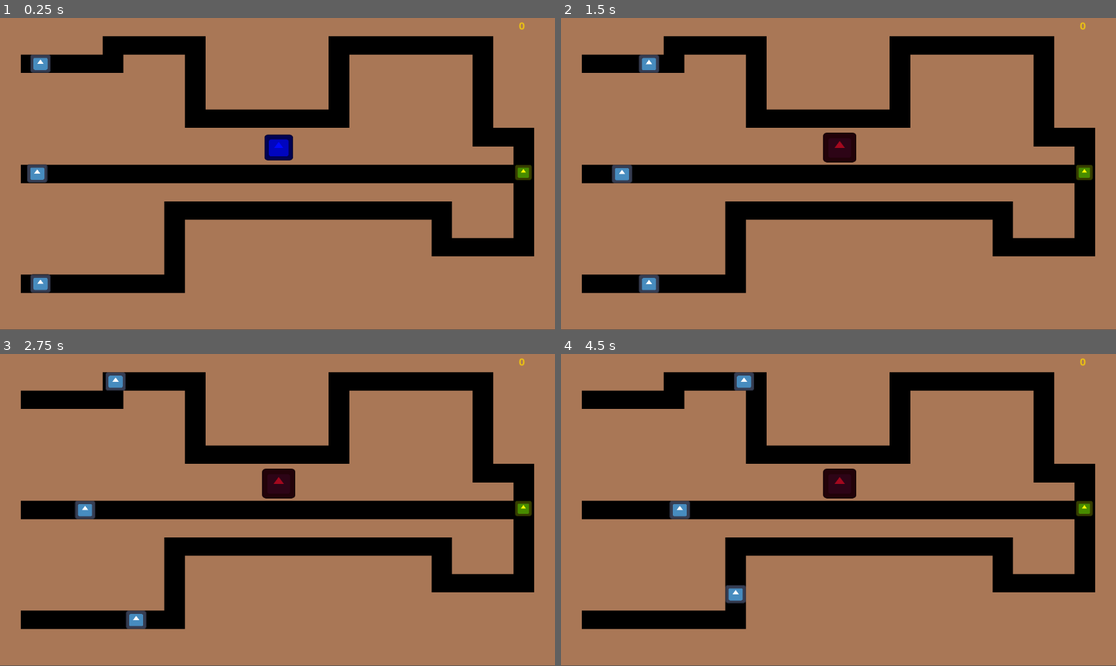
Above: before the commit, frames 1-4 (two rows, left to right).
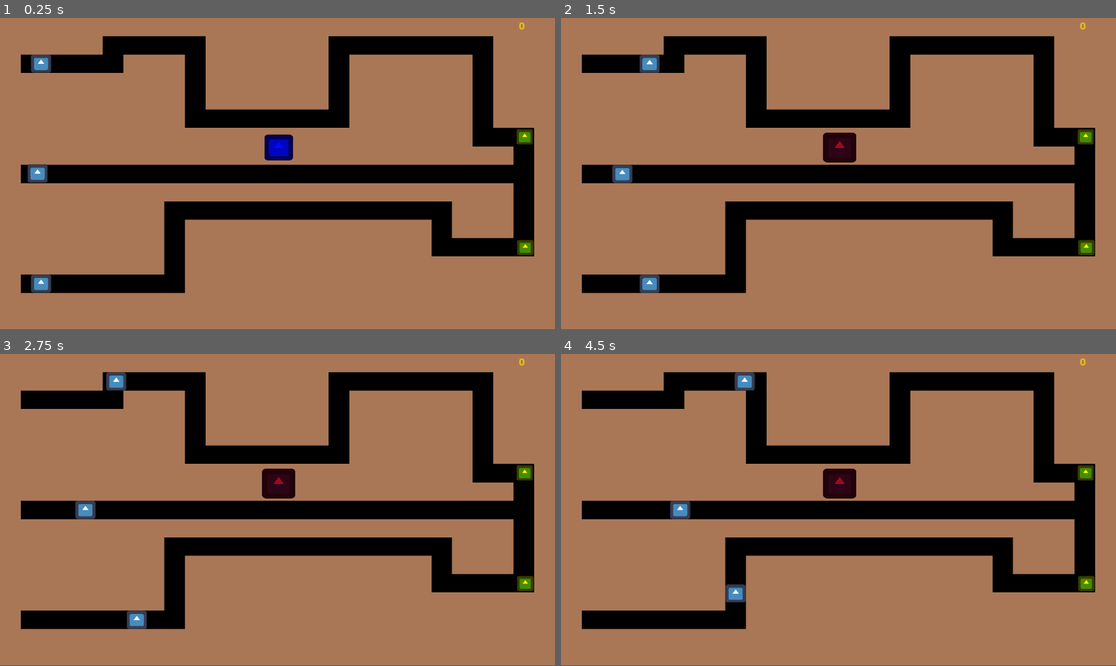
Above: after the commit, the same moments.

Repository: DanganRodri/TowerCommand
Game: Godot game, scene res://game.tscn
The game is run twice, just before and just after one commit, with the same random seed, the same clock (stepped at 60 frames per second) and the same inputs. The engine's default icon, where the game draws it, is replaced by a stand-in: a white triangle on a blue panel in a dark square.
Inputs (mouse positions are in pixels of both pictures, inside the frame that each line leads up to):
- Up to frame 1 (0.25 s): no input
- Up to frame 2 (1.5 s): move the mouse to (838, 149) at 0.52 s; press the mouse at (838, 149) at 0.53 s; move the mouse to (727, 189) at 1.27 s; release the mouse at (727, 189) at 1.28 s; click (727, 189) at 1.35 s
- Up to frame 3 (2.75 s): move the mouse to (333, 441) at 2.02 s; press the mouse at (333, 441) at 2.03 s
- Up to frame 4 (4.5 s): move the mouse to (810, 572) at 2.77 s; release the mouse at (810, 572) at 2.78 s; click (810, 572) at 2.85 s; move the mouse to (1005, 556) at 3.52 s; press the mouse at (1005, 556) at 3.53 s; move the mouse to (672, 463) at 4.27 s; release the mouse at (672, 463) at 4.28 s; click (672, 463) at 4.35 s

The runs differ from the first frame. In frame 1, 0.5% of the frame differs, in the area x 4-97%, y 11-89%; in frame 2, 0.5%; in frame 3, 0.5%; in frame 4, 0.6%, in the area x 19-97%, y 5-80%.

Commit message:
now enemies consider multiple towers

Diff:
--- a/game.tscn
+++ b/game.tscn
@@ -8,6 +8,7 @@
 [ext_resource type="PackedScene" uid="uid://csu7onqbvhwhd" path="res://entities/enemy_speedy.tscn" id="6_v6po8"]
 [ext_resource type="PackedScene" uid="uid://com1u85x7sy52" path="res://entities/primary_weapon.tscn" id="7_jppf1"]
 [ext_resource type="PackedScene" uid="uid://6qw84vv1brxl" path="res://entities/tower.tscn" id="8_ri4xi"]
+[ext_resource type="Script" path="res://scripts/tower_manager.gd" id="9_s7gx1"]
 [ext_resource type="Script" path="res://scripts/Gold.gd" id="13_3i5qu"]
 [ext_resource type="PackedScene" uid="uid://hvvnfjpmdhwo" path="res://entities/turret.tscn" id="14_cdrpe"]
 
@@ -54,7 +55,14 @@
 
 [node name="PrimaryWeapon" parent="." instance=ExtResource("7_jppf1")]
 
-[node name="StaticBody2D" parent="." instance=ExtResource("8_ri4xi")]
+[node name="Towers" type="Node" parent="."]
+script = ExtResource("9_s7gx1")
+
+[node name="Tower1" parent="Towers" groups=["Tower"] instance=ExtResource("8_ri4xi")]
+position = Vector2(817, 208)
+
+[node name="Tower2" parent="Towers" groups=["Tower"] instance=ExtResource("8_ri4xi")]
+position = Vector2(818, 401)
 
 [node name="Turrets" type="Node" parent="."]
 
--- a/project.godot
+++ b/project.godot
@@ -19,6 +19,7 @@
 
 Game="*res://scripts/game.gd"
 WeaponRules="*res://scripts/globals.gd"
+Tower_Manager="*res://scripts/tower_manager.gd"
 
 [input]
 
--- a/scripts/enemy.gd
+++ b/scripts/enemy.gd
@@ -24,6 +24,10 @@
 	self.inmune = _inmune
 	self.gold = gold
 
+func _ready():
+	get_target()
+	get_route()
+
 func get_route():
 	current_path = tilemap.graph.get_id_path(
 		tilemap.local_to_map(global_position),
@@ -42,7 +46,8 @@
 		damageTimer = damageTimer - 1
 
 func get_target():
-	var tower = get_parent().get_towers()[0]
+	var towers = self.get_parent().get_node("Towers").get_children()
+	var tower = Game.check_closest(self, towers)
 	target = tower.position
 	pass
 
@@ -59,15 +64,11 @@
 
 	resetColor()
 
-	if current_path.is_empty():
-		get_target()
-		get_route()
-		return
+	if not current_path.is_empty():
+		var target_position = tilemap.map_to_local(current_path.front())
+		global_position = global_position.move_toward(target_position, self.speed)
 
-	var target_position = tilemap.map_to_local(current_path.front())
-	global_position = global_position.move_toward(target_position, self.speed)
-
-	if global_position == target_position:
-		current_path.pop_front()
+		if global_position == target_position:
+			current_path.pop_front()
 
 	pass
--- a/scripts/game.gd
+++ b/scripts/game.gd
@@ -9,15 +9,15 @@
 var gold : int = 0
 
 var primaryWeapon: Weapon
-var secondaryWeapon: Weapon
+
 
 var level_parameters := {
 	"primaryWeapon" = Weapon.new(),
-	"secondaryWeapon" = Weapon.new()
 }
 
 func _ready():
 	main = get_tree().get_root()
+	towers = Tower_Manager.get_children()
 
 func _process(delta):
 
@@ -41,15 +41,25 @@
 		if primaryWeapon == null and node is Weapon:
 			primaryWeapon = node as Weapon
 
-		if secondaryWeapon == null and node is Weapon:
-			secondaryWeapon = node as Weapon
-
-		if node is StaticBody2D:
-			towers.append(node)
-
 		if node is Label:
 			node.gold = self.gold
 
+
+func check_closest(entity, entity_array):
+
+	var min_distance = INF
+	var closest = entity_array[0]
+
+	for e in entity_array:
+		var distance = calculate_distance(entity, e)
+		if distance < min_distance:
+			min_distance = distance
+			closest = e
+
+	return closest
+
+func calculate_distance(e1, e2):
+	return e1.position.distance_to(e2.position)
 
 func get_all_enemies():
 	if enemies.size() == 0:
--- /dev/null
+++ b/scripts/tower_manager.gd
@@ -0,0 +1,3 @@
+extends Node
+
+class_name TowerManager
Not shown: 1 places in game.tscn that only renumber resources
